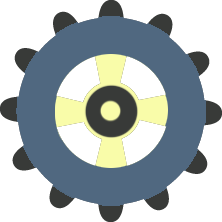
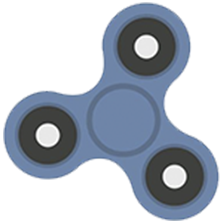
The second (222, 222) image is a revision of the first. Changes to its layers:
added layer "Слой 4" above "aac9c9923e4173049058ea352674198e" over [3, 2, 220, 221]
hid "Слой 3" over [84, 84, 139, 139]
hid "circle" over [16, 16, 206, 206]
hid "axises" over [53, 53, 170, 170]
hid "background_teeth" over [0, 0, 222, 222]
